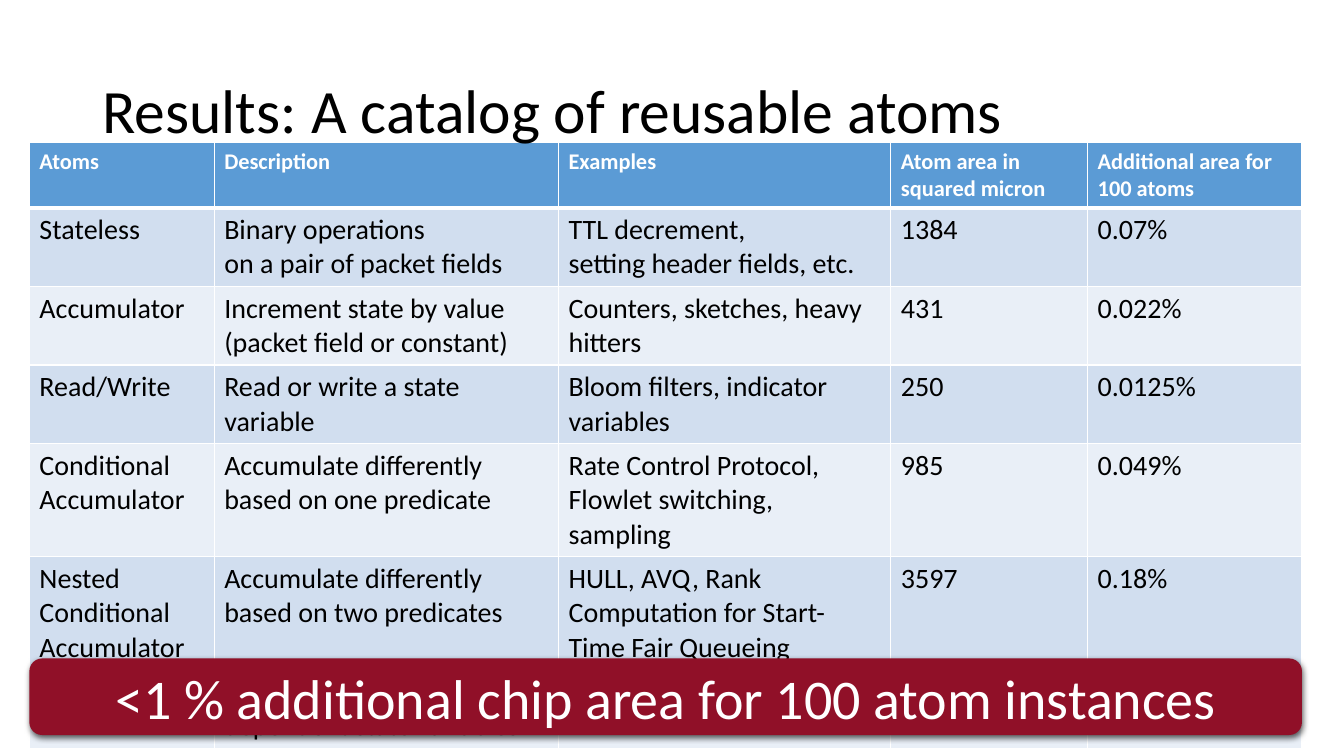
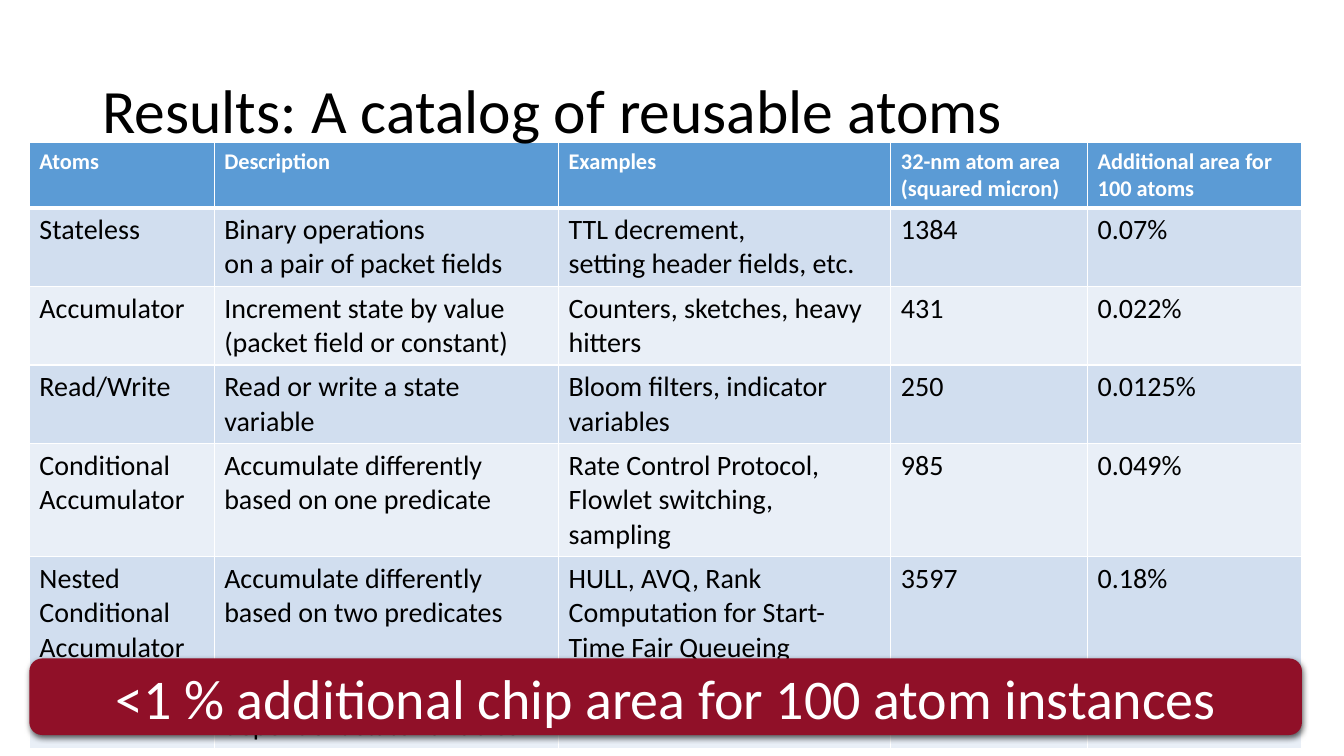
Before and after one commit to anirudhSK/pifo-domino-marple-ppts, a slide deck: slide 26 of combined_domino_pifo.pptx. Drawn at 1344x756 pixels with LibreOffice and Linux fonts; fonts in the diff are those of the drawing. Boxes give left, top, right and bottom in pixels: in the first picture for what was removed or moved away, otherwise in the second. Text is boxed around its words. In the diff, an @@ line names an element or a change of style, - is before the commit and + after.

Commit message:
15:31 now, still need to crystallize distinction against sw pipelining

```diff
--- a/combined_domino_pifo.pptx
+++ b/combined_domino_pifo.pptx
@@ table at <box>29,143,1303,746</box> @@
-row 1, column 4: Atom area in squared micron
+row 1, column 4: 32-nm atom area (squared micron)
```
